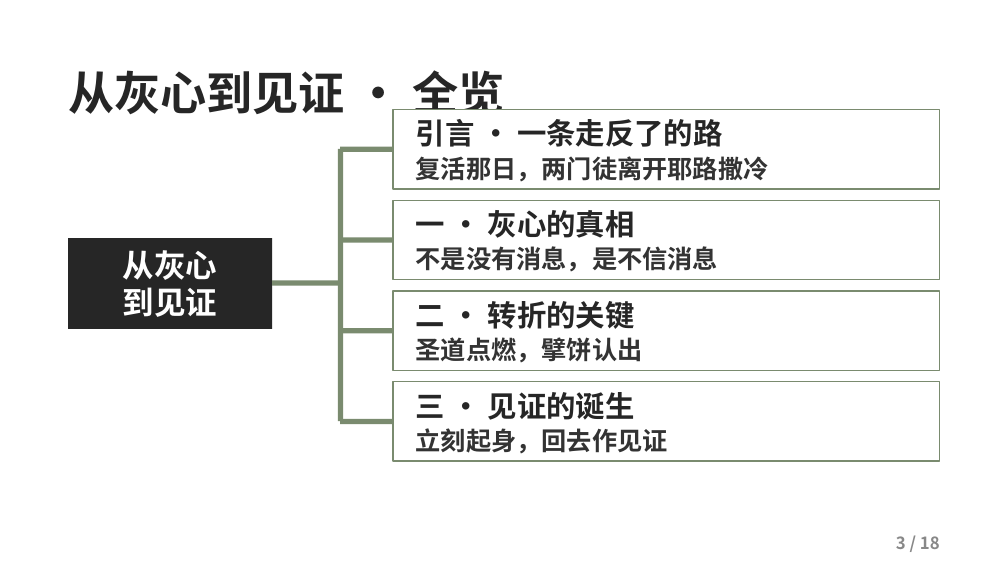
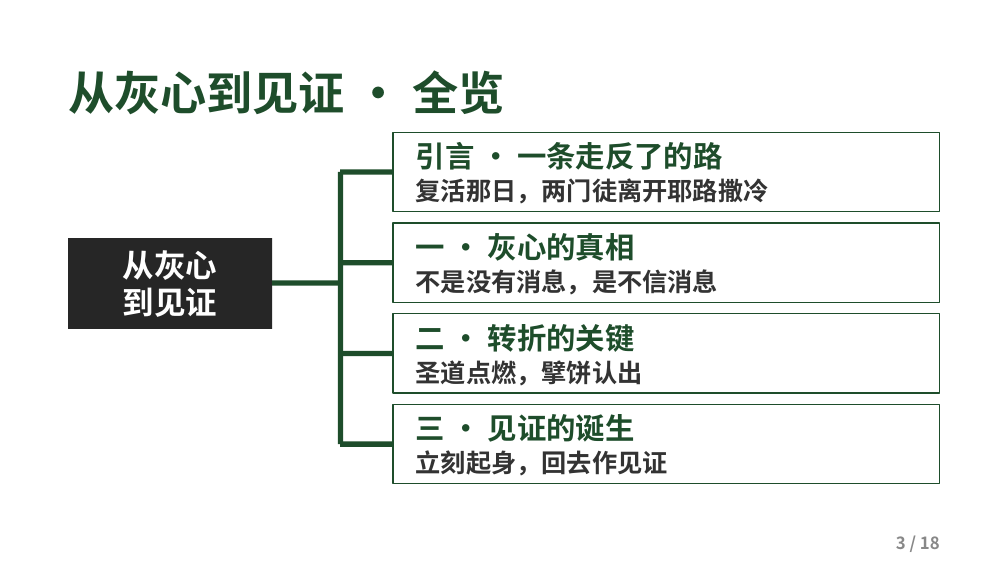
Before and after one commit to kaylechou/propresenter-lyric-tool, a slide deck: slide 3 of docs/从灰心到见证.pptx. Drawn at 1008x567 pixels with LibreOffice and Linux fonts; fonts in the diff are those of the drawing; background and template pictures are left out. Boxes give left, top, right and bottom in pixels: in the first picture for what was removed or moved away, otherwise in the second. Text is boxed around its words. In the diff, an @@ line names an element or a change of style, - is before the commit and + after.

```diff
--- a/docs/从灰心到见证.pptx
+++ b/docs/从灰心到见证.pptx
@@ text "从灰心到见证 · 全览" at <box>68,70,505,114</box>: text colour #262626 to #1E4D2B @@
@@ rectangle "引言 · 一条走反了的路": place and size @@
-rectangle "引言 · 一条走反了的路" at <box>393,110,940,189</box>
+rectangle "引言 · 一条走反了的路" at <box>393,132,940,212</box>
@@ text in rectangle at <box>416,142,723,170</box>: text colour #262626 to #1E4D2B in "引言 · 一条走反了的路" @@
@@ rectangle: place and size @@
-rectangle at <box>340,147,393,152</box>
+rectangle at <box>340,169,393,175</box>
@@ text in rectangle at <box>416,233,635,261</box>: text colour #262626 to #1E4D2B in "一 · 灰心的真相" @@
@@ text in rectangle at <box>416,324,635,352</box>: text colour #262626 to #1E4D2B in "二 · 转折的关键" @@
@@ outline #7A8B6F 1.25 pt to #1E4D2B 1.25 pt in 4 elements at <box>393,132,940,212</box>, <box>393,223,940,302</box>, <box>393,314,940,393</box>, <box>393,405,940,484</box> @@
@@ text in rectangle at <box>416,414,635,442</box>: text colour #262626 to #1E4D2B in "三 · 见证的诞生" @@
@@ 7 rectangles: place and size @@
-7 rectangles at <box>338,149,940,461</box>
+7 rectangles at <box>338,172,940,484</box>
@@ fill #7A8B6F to #1E4D2B in 6 elements at <box>272,281,340,286</box>, <box>338,172,343,444</box>, <box>340,169,393,175</box>, <box>340,260,393,265</box>, <box>340,351,393,356</box>, <box>340,442,393,447</box> @@
```
Also in this commit, not shown: 17 other slides changed.
